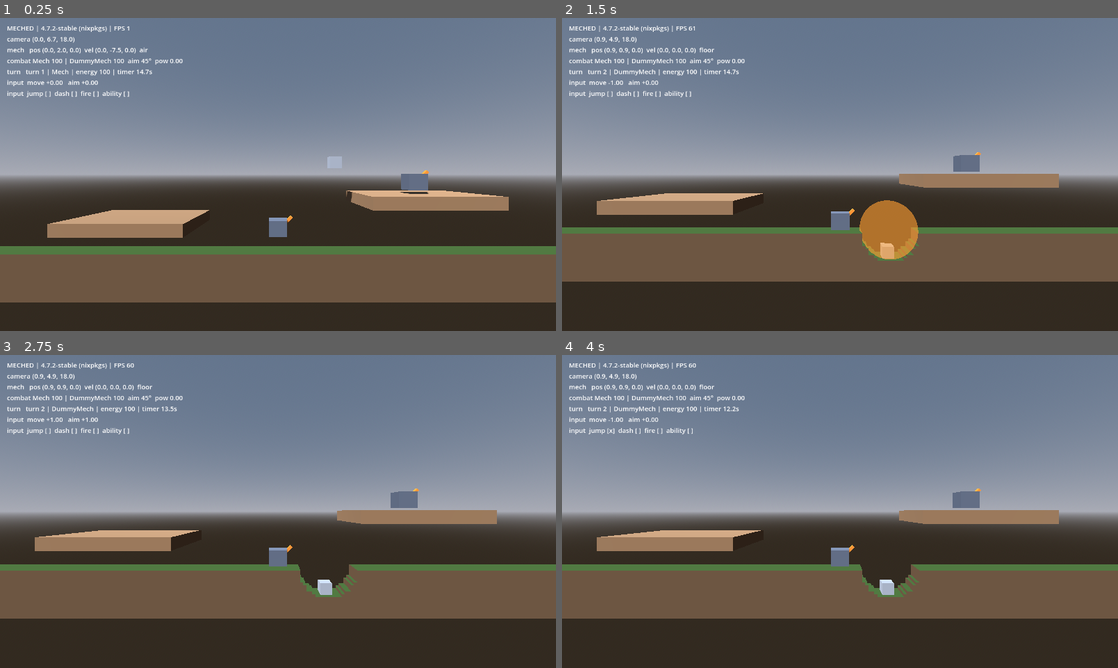
Above: before the commit, frames 1-4 (two rows, left to right).
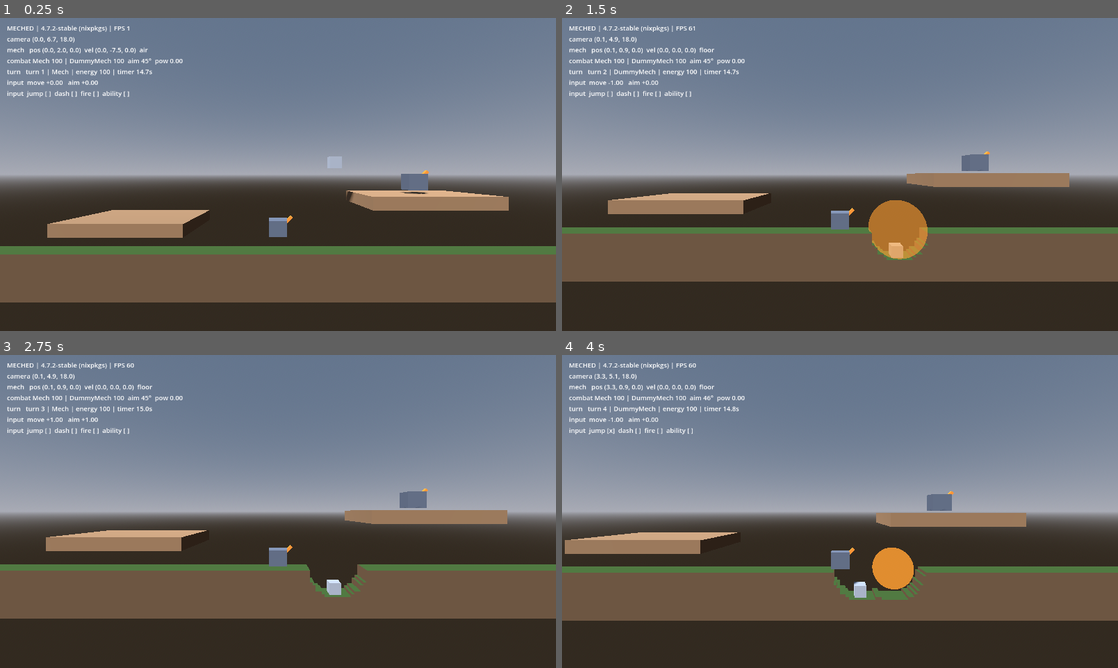
Above: after the commit, the same moments.

Repository: jamesdileva/MECHED
Game: Godot game, scene res://scenes/main/main.tscn
The game is run twice, just before and just after one commit, with the same random seed, the same clock (stepped at 60 frames per second) and the same inputs.
Inputs:
- Up to frame 1 (0.25 s): no input
- Up to frame 2 (1.5 s): tap Enter (fire) at 0.5 s; hold D (move_right) 0.53-1.28 s; hold Enter (fire) 0.53-1.28 s; tap Space (jump) at 0.77, 0.8, 1.07, 1.35 s; hold A (move_left) from 1.28 s (still down)
- Up to frame 3 (2.75 s): tap Space (jump) at 1.52, 1.82, 2, 2.3 s; tap Enter (fire) at 1.55 s; release A (move_left) at 2.03 s; hold D (move_right) from 2.03 s (still down); hold Down (aim_down) from 2.03 s (still down)
- Up to frame 4 (4 s): release Down (aim_down) at 2.78 s; tap Up (aim_up) at 2.85 s; tap Space (jump) at 3.02, 3.32 s; tap Enter (fire) at 3.05 s; release D (move_right) at 3.53 s; hold A (move_left) from 3.53 s (still down); hold Space (jump) from 3.53 s (still down); tap Tab (cycle_weapon) at 3.6 s

The runs differ from the first frame. In frame 1, less than 0.1% of the frame differs, in the area x 51-78%, y 55-66%; in frame 2, 1.7%; in frame 3, 1.4%; in frame 4, 5.9%, in the area x 0-100%, y 6-85%.

Commit message:
fix: playtest fix batch (S07.1)
- Projectile no longer self-detonates at the shooter: transform is set
  before the body enters the physics space (it used to register one frame
  at the scene origin, underground) plus a 0.15s shooter-ignoring grace
- Shells leaving the battlefield resolve instantly instead of holding the
  turn in RESOLVING for their full 8s lifetime
- Placeholder dummy passes its turn after ~1.5s instead of idling the full
  15s timer (real AI arrives in S15)
- Barrel clamp widened to -10..90 degrees so mechs can blast their own
  feet; ballistics clamp matches; 57/57 tests green

Diff:
--- a/scenes/main/main.tscn
+++ b/scenes/main/main.tscn
@@ -27,6 +27,7 @@
 [node name="Sun" type="DirectionalLight3D" parent="."]
 rotation = Vector3(-0.9, -0.6, 0)
 shadow_enabled = true
+directional_shadow_mode = 1
 
 [node name="Battlefield" parent="." instance=ExtResource("2_bf")]
 
--- a/scripts/combat/ballistics.gd
+++ b/scripts/combat/ballistics.gd
@@ -9,6 +9,7 @@
 const MATCH_GRAVITY := 30.0
 const MIN_SPEED := 8.0
 const MAX_SPEED := 30.0
+const MIN_ANGLE_DEG := -10.0
 const EXPLOSION_RADIUS := 2.5
 const DIRECT_HIT_RADIUS := 0.75
 const MAX_DAMAGE := 40.0
@@ -18,10 +19,12 @@
 	return lerpf(MIN_SPEED, MAX_SPEED, clampf(power, 0.0, 1.0))
 
 
-## Side-plane launch vector: angle in degrees above the horizon, toward the
-## facing sign (mirrors x). Matches the mech's AimPivot rotation convention.
+## Side-plane launch vector: angle in degrees relative to the horizon
+## (−10..90 — slightly below horizon lets a mech blast the ground at its own
+## feet), toward the facing sign (mirrors x). Matches the mech's AimPivot
+## rotation convention.
 static func launch_velocity(angle_deg: float, facing: float, power: float) -> Vector3:
-	var a := deg_to_rad(clampf(angle_deg, 0.0, 90.0))
+	var a := deg_to_rad(clampf(angle_deg, MIN_ANGLE_DEG, 90.0))
 	return Vector3(facing * cos(a), sin(a), 0.0) * speed_for_power(power)
 
 
--- a/scripts/match/match_controller.gd
+++ b/scripts/match/match_controller.gd
@@ -24,11 +24,14 @@
 const EXPLOSION_SCENE := preload("res://scenes/projectiles/explosion_effect.tscn")
 
 const CHARGE_TIME := 1.2
+## Placeholder AI think time before passing (S15 replaces this driver).
+const DUMMY_TURN_DELAY := 1.5
 
 @export var player_index := 0
 
 var turn_manager
 var entities: Array[Node] = []
+var _dummy_wait := 0.0
 ## Destructible terrain (terrain_system.gd), wired by Main. Craters are carved
 ## at every projectile impact before the turn resolves.
 var terrain = null
@@ -55,13 +58,29 @@
 	var active: int = turn_manager.state.active_index
 	for i in entities.size():
 		var mech = entities[i]
-		if i == active and i == player_index:
+		if i != active:
+			_zero_intent(mech)
+		elif i == player_index:
 			_drive_player(mech, i, delta)
 		else:
-			mech.move_axis = 0.0
-			mech.want_jump = false
-			mech.aim_axis = 0.0
-			mech.charge = 0.0
+			_drive_dummy(mech, i, delta)
+
+
+func _zero_intent(mech) -> void:
+	mech.move_axis = 0.0
+	mech.want_jump = false
+	mech.aim_axis = 0.0
+	mech.charge = 0.0
+
+
+## Placeholder opponent (real AI is S15+): no movement, brief pause, pass.
+func _drive_dummy(mech, _index: int, delta: float) -> void:
+	_zero_intent(mech)
+	_dummy_wait += delta
+	if _dummy_wait >= DUMMY_TURN_DELAY:
+		_dummy_wait = 0.0
+		turn_manager.submit_action(EndTurnAction.new(),
+				turn_manager.state.active_index)
 
 
 func _drive_player(mech, index: int, delta: float) -> void:
@@ -97,9 +116,13 @@
 
 func _spawn_projectile(mech, power: float) -> void:
 	var projectile = PROJECTILE_SCENE.instantiate()
+	var muzzle: Node3D = mech.get_node("Visual/AimPivot/Muzzle")
+	# Set the transform BEFORE the body enters the physics space: a body added
+	# at the origin registers one frame inside the terrain (the origin is
+	# underground) and detonates at the shooter's feet.
+	projectile.position = muzzle.global_position
+	projectile.set_shooter(mech)
 	get_tree().current_scene.add_child(projectile)
-	var muzzle: Node3D = mech.get_node("Visual/AimPivot/Muzzle")
-	projectile.global_position = muzzle.global_position
 	projectile.launch(Ballistics.launch_velocity(mech.aim_angle, mech.facing(), power))
 	projectile.exploded.connect(_on_projectile_exploded, CONNECT_ONE_SHOT)
 
--- a/scripts/mechs/mech.gd
+++ b/scripts/mechs/mech.gd
@@ -16,7 +16,7 @@
 const KILL_PLANE_Y := -10.0
 const FACING_DEADZONE := 0.1
 const AIM_SPEED_DEG := 70.0
-const AIM_MIN_DEG := 0.0
+const AIM_MIN_DEG := -10.0
 const AIM_MAX_DEG := 90.0
 
 ## Driver intent, set externally each physics tick by the match layer.
--- a/scripts/projectiles/projectile.gd
+++ b/scripts/projectiles/projectile.gd
@@ -6,11 +6,16 @@
 
 signal exploded(position: Vector3)
 
+## Grace window during which the shell ignores its shooter — muzzle grazes
+## (steep aim angles) must not detonate on the barrel that fired them.
+const SHOOTER_GRACE := 0.15
+
 @export var match_gravity := 30.0
 @export var max_lifetime := 8.0
 
 var _age := 0.0
 var _done := false
+var _shooter: Node = null
 
 
 func _ready() -> void:
@@ -23,14 +28,29 @@
 	_age += delta
 	if _age >= max_lifetime:
 		_explode()
+	elif _is_out_of_bounds():
+		# A shell that leaves the battlefield must not hold the turn in
+		# resolution for its whole lifetime.
+		_explode()
 
 
 func launch(velocity: Vector3) -> void:
 	linear_velocity = velocity
 
 
-func _on_body_entered(_body: Node) -> void:
+func set_shooter(shooter: Node) -> void:
+	_shooter = shooter
+
+
+func _on_body_entered(body: Node) -> void:
+	if body == _shooter and _age < SHOOTER_GRACE:
+		return
 	_explode()
+
+
+func _is_out_of_bounds() -> bool:
+	return absf(global_position.x) > 45.0 or global_position.y > 30.0 \
+			or global_position.y < -15.0
 
 
 func _explode() -> void:
--- a/tests/test_ballistics.gd
+++ b/tests/test_ballistics.gd
@@ -38,6 +38,14 @@
 	assert_almost_equal(over.x, 0.0, EPS, "angles clamp to 90")
 
 
+func test_below_horizon_angles_aim_at_own_feet() -> void:
+	var b = load(BALLISTICS)
+	var down: Vector3 = b.launch_velocity(b.MIN_ANGLE_DEG, 1.0, 0.5)
+	assert_true(down.y < 0.0, "-10 degrees fires downward")
+	var clamped: Vector3 = b.launch_velocity(-30.0, 1.0, 0.5)
+	assert_almost_equal(clamped.y, down.y, EPS, "angles clamp at the lower bound")
+
+
 func test_time_of_flight_matches_analytic_drop() -> void:
 	var b = load(BALLISTICS)
 	var t: float = b.time_of_flight(Vector3(0, 1, 0), Vector3.ZERO)
Not shown, changed: worklog.md
